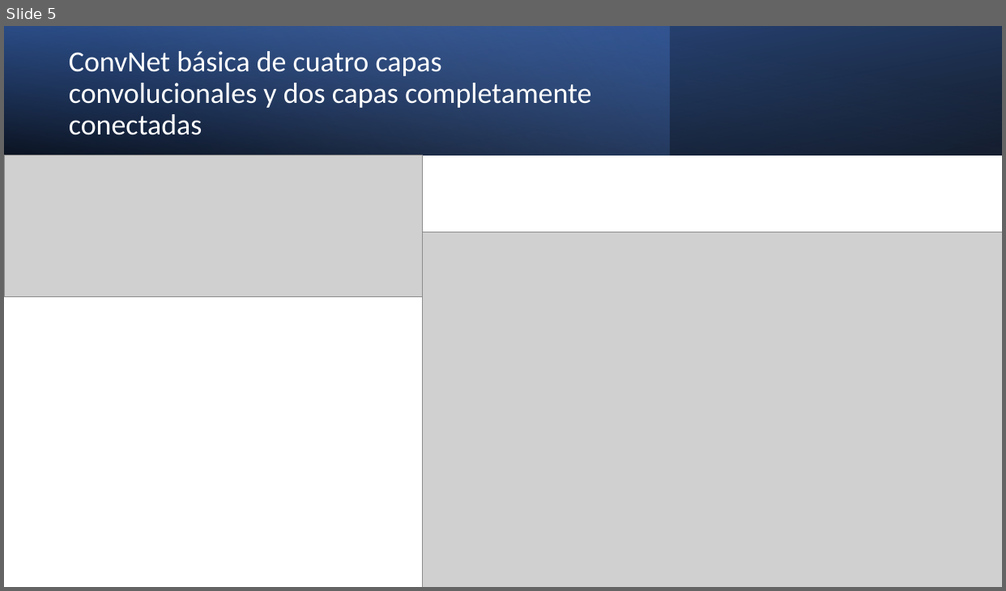
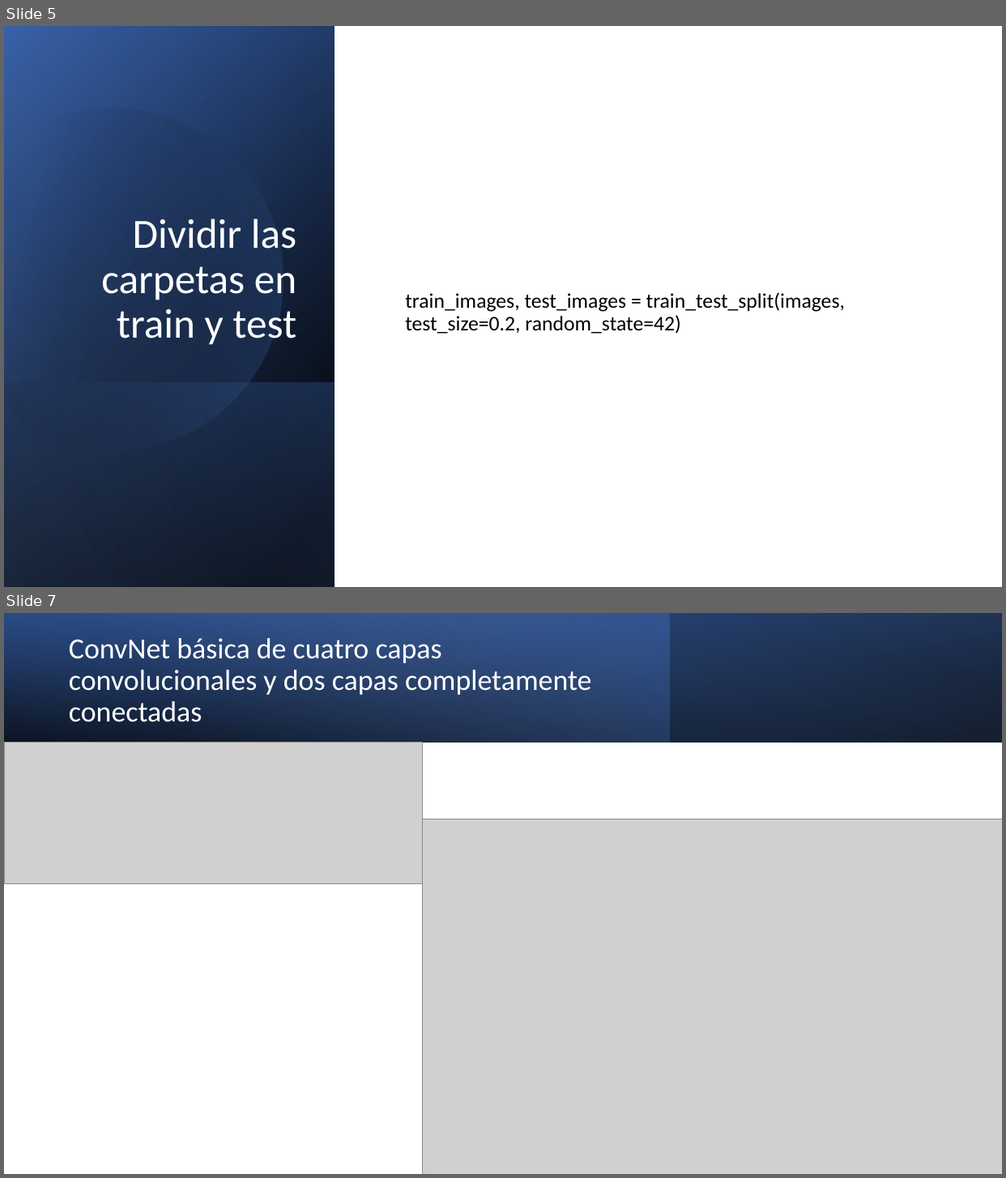
Before and after one commit to ClaraBureu/CEIA, a slide deck: VCII/Presentación.pptx. Shown one above the other, each under a label of ours: slide 5 before the commit, slides 5 and 7 after it; the slides between them are not shown. The pictures are 1006x591 and 1006x1178 pixels, drawn with LibreOffice and Linux fonts; fonts in the diff are those of the drawing; grey boxes stand for pictures. Boxes give left, top, right and bottom in pixels: in the first picture for what was removed or moved away, otherwise in the second. Text is boxed around its words. In the diff, an @@ line names an element or a change of style, - is before the commit and + after.

```diff
--- a/VCII/Presentación.pptx
+++ b/VCII/Presentación.pptx
@@ slide 5 added at box(4, 26, 1002, 587), background #FFFFFF @@
@@ rectangle added at box(4, 26, 1002, 587), fill #FFFFFF @@
@@ rectangle added at box(4, 26, 335, 587), fill gradient #000000 to #2F5597 @@
@@ rectangle added at box(4, 27, 335, 587), fill gradient #000000 to #4472C4 @@
@@ rectangle added at box(4, 26, 335, 587), fill gradient #000000 to #8FAADC @@
@@ freeform shape added at box(4, 68, 324, 485), fill gradient #000000 to #4472C4 @@
@@ title added at box(101, 219, 296, 345), 40 pt, text #FFFFFF @@
+Dividir las carpetas en train y test
@@ text added at box(405, 292, 845, 334), 20 pt, text #000000 @@
+train_images, test_images = train_test_split(images, test_size=0.2, random_state=42)
@@ rectangle added at box(4, 382, 335, 587), fill gradient #4472C4 to #000000 @@
@@ what was slide 5 is now slide 7 @@
```
Also in this commit, not shown: 2 slides changed, 5 other slides added, 2 slides removed, 6 other files.
